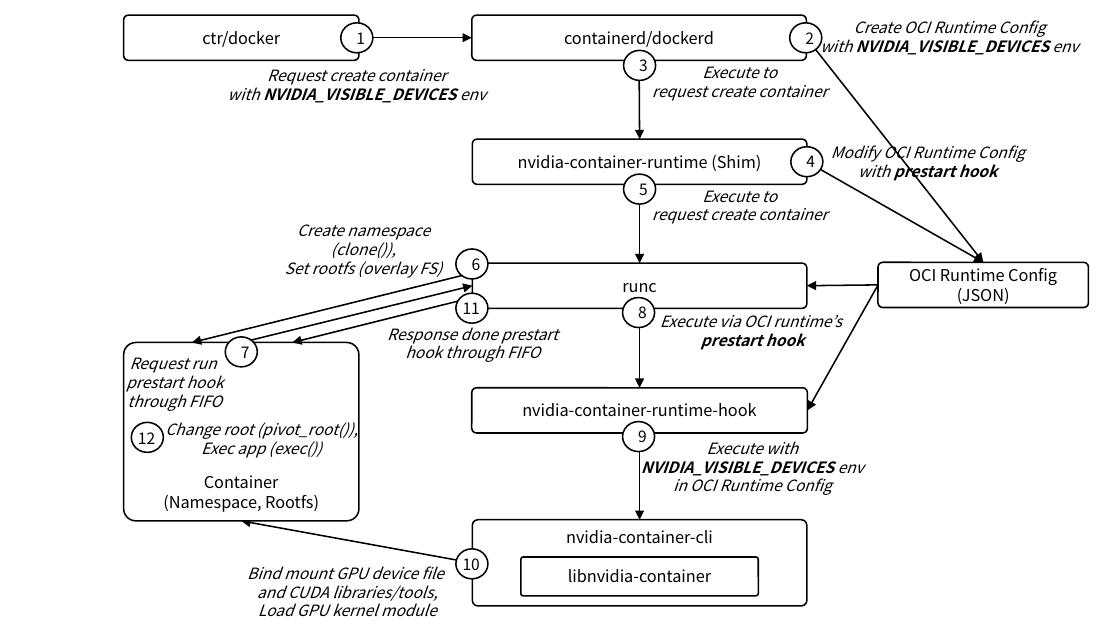
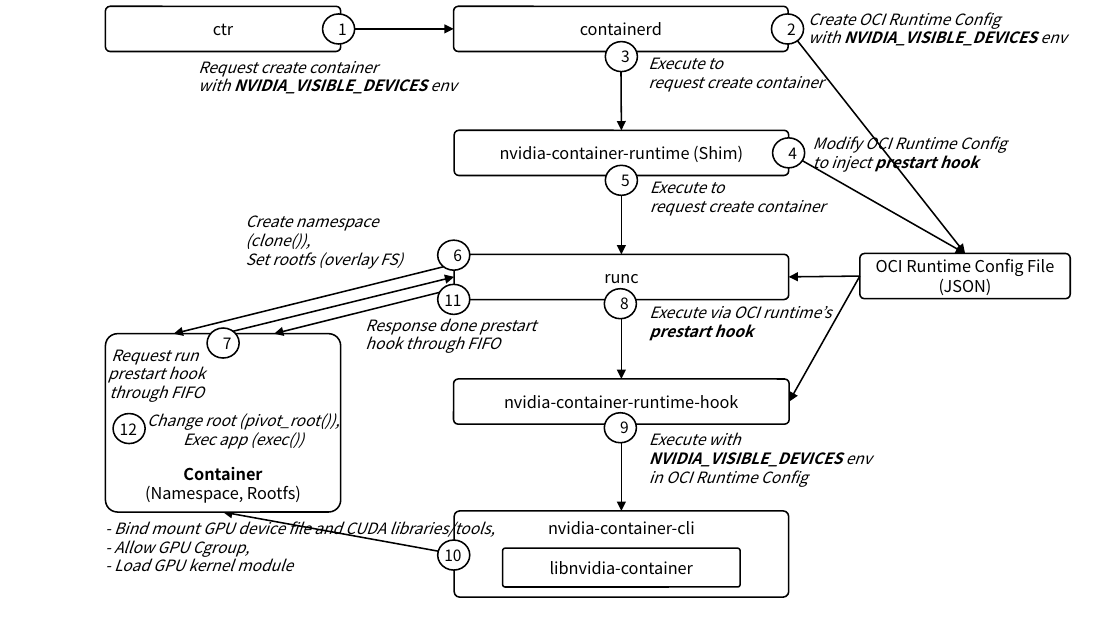
Before and after one commit to ssup2/blog-software, a slide deck: slide 2 of content/docs/theory-analysis/container-nvidia-gpu/images/images.pptx. Drawn at 1120x630 pixels with LibreOffice and Linux fonts; fonts in the diff are those of the drawing. Boxes give left, top, right and bottom in pixels: in the first picture for what was removed or moved away, otherwise in the second. Text is boxed around its words. In the diff, an @@ line names an element or a change of style, - is before the commit and + after.

```diff
--- a/content/docs/theory-analysis/container-nvidia-gpu/images/images.pptx
+++ b/content/docs/theory-analysis/container-nvidia-gpu/images/images.pptx
@@ 13 arrows, 11 ellipses, 11 rounded rectangles, 4 texts: place and size @@
-13 arrows, 11 ellipses, 11 rounded rectangles, 4 texts at box(123, 16, 1089, 606)
+13 arrows, 11 ellipses, 11 rounded rectangles, 4 texts at box(105, 7, 1071, 597)
@@ text in rounded rectangle at box(213, 23, 234, 35): text changed @@
-ctr/docker
+ctr
@@ ellipse "1": place and size @@
-ellipse "1" at box(340, 22, 373, 53)
+ellipse "1" at box(323, 13, 355, 44)
@@ text in rounded rectangle at box(580, 22, 662, 35): text changed @@
-containerd/dockerd
+containerd
@@ text "Create OCI Runtime Config": place and size @@
-text "Create OCI Runtime Config" at box(820, 20, 1078, 57)
+text "Create OCI Runtime Config" at box(808, 12, 1066, 46)
@@ alignment centre to left in 8 elements at box(648, 57, 824, 92), box(650, 176, 825, 216), box(233, 218, 457, 262), box(808, 12, 1066, 46), box(649, 432, 872, 487), box(365, 314, 536, 353), box(649, 306, 832, 341), box(198, 61, 456, 94) @@
@@ text "Execute to": place and size @@
-text "Execute to" at box(652, 66, 827, 101)
+text "Execute to" at box(648, 57, 824, 92)
@@ text "Modify OCI Runtime Config": place and size @@
-text "Modify OCI Runtime Config" at box(831, 142, 1025, 182)
+text "Modify OCI Runtime Config" at box(813, 133, 1007, 174)
@@ text at box(813, 133, 1007, 155): alignment centre to left @@
@@ text "Execute to": place and size @@
-text "Execute to" at box(652, 190, 827, 224)
+text "Execute to" at box(650, 176, 825, 216)
@@ text at box(813, 152, 979, 174): text changed @@
-with prestart hook
+to inject prestart hook
@@ text in rounded rectangle at box(876, 259, 1054, 295): text changed @@
-OCI Runtime Config (JSON)
+OCI Runtime Config File (JSON)
@@ text "Execute via OCI runtime’s": place and size @@
-text "Execute via OCI runtime’s" at box(660, 315, 842, 350)
+text "Execute via OCI runtime’s" at box(649, 306, 832, 341)
@@ text "Response done prestart hook through ...": place and size @@
-text "Response done prestart hook through ..." at box(387, 323, 558, 362)
+text "Response done prestart hook through ..." at box(365, 314, 536, 353)
@@ rounded rectangle "12": place and size @@
-rounded rectangle "12" at box(138, 432, 155, 449)
+rounded rectangle "12" at box(108, 414, 149, 445)
@@ text "Execute with NVIDIA_VISIBLE_DEVICES env": place and size @@
-text "Execute with NVIDIA_VISIBLE_DEVICES env" at box(641, 441, 864, 495)
+text "Execute with NVIDIA_VISIBLE_DEVICES env" at box(649, 432, 872, 487)
@@ text in rounded rectangle at box(183, 467, 262, 481): bold on in "Container" @@
@@ text "- Bind mount GPU device ...": place and size @@
-text "- Bind mount GPU device ..." at box(220, 564, 476, 619)
+text "- Bind mount GPU device ..." at box(114, 517, 495, 571)
@@ text at box(114, 517, 495, 571): text changed @@
-Bind mount GPU device file
-and CUDA libraries/tools,
-Load GPU kernel module
+- Bind mount GPU device file and CUDA libraries/tools,
+- Allow GPU Cgroup,
+- Load GPU kernel module
```
Also in this commit, not shown: 1 slide added, 5 other files.
